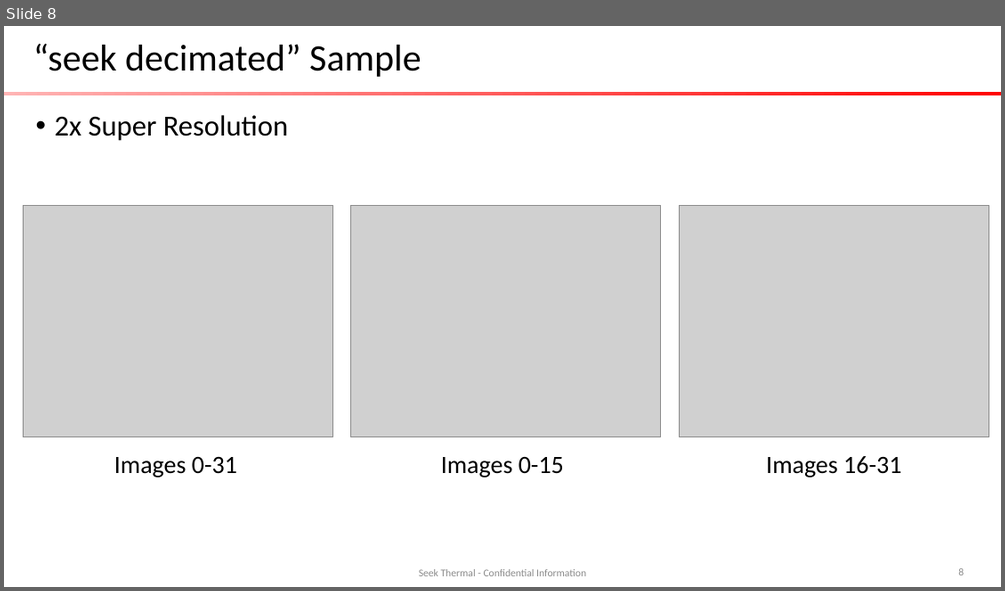
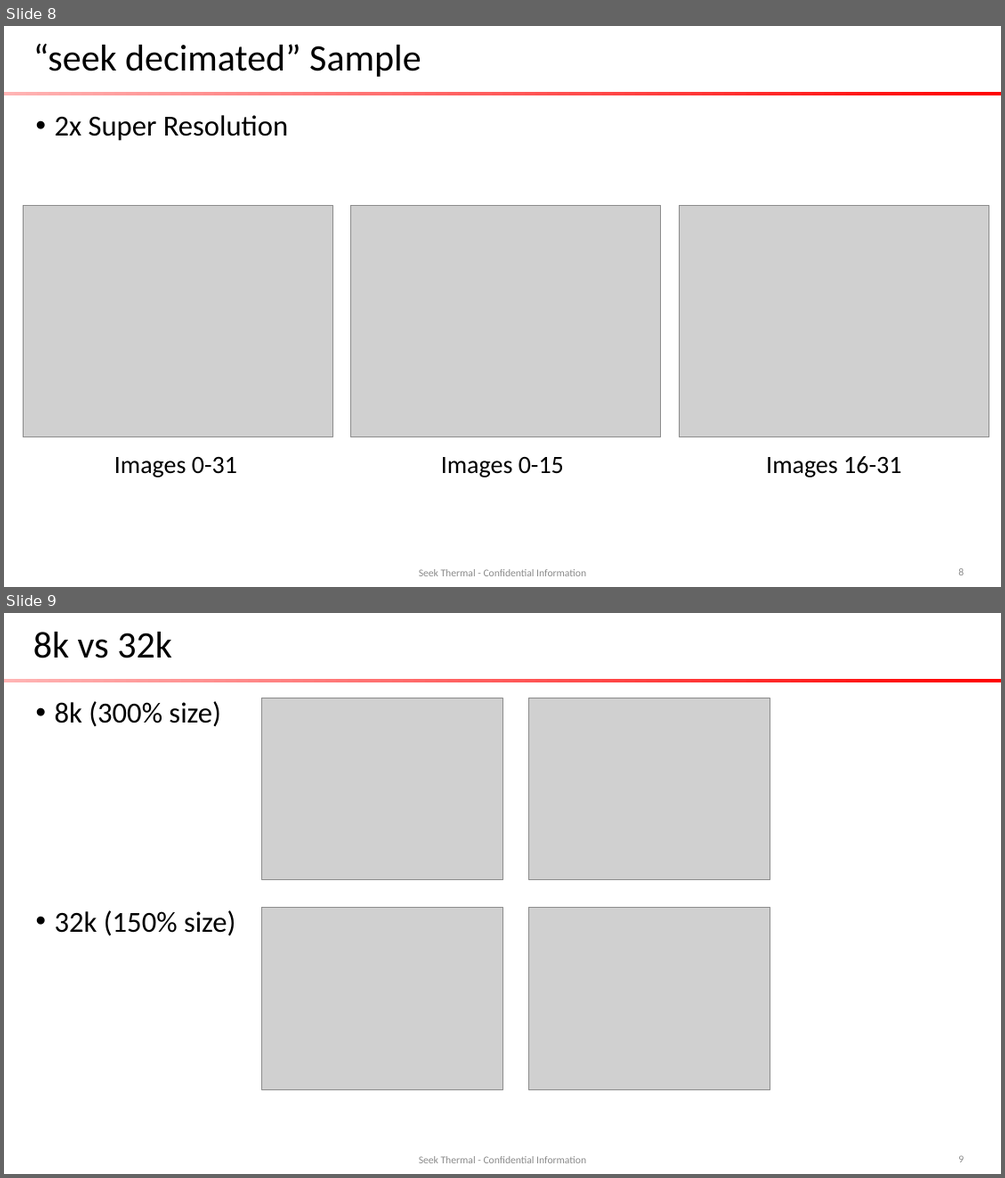
Before and after one commit to lenniea/FB, a slide deck: doc/SuperRes.pptx. Shown one above the other, each under a label of ours: slide 8 before the commit, slides 8 and 9 after it. The pictures are 1005x591 and 1005x1178 pixels, drawn with LibreOffice and Linux fonts; fonts in the diff are those of the drawing; grey boxes stand for pictures; background and template pictures are left out. Boxes give left, top, right and bottom in pixels: in the first picture for what was removed or moved away, otherwise in the second. Text is boxed around its words. In the diff, an @@ line names an element or a change of style, - is before the commit and + after.

Commit message:
Update SuperRes.pptx Update run-seek-2x.bat

```diff
--- a/doc/SuperRes.pptx
+++ b/doc/SuperRes.pptx
@@ slide 9 added at [4,613,1001,1174], background #FFFFFF; not listed: 1 template element that a slide beside it also shows @@
@@ title added at [33,632,172,658], 36 pt, text #000000 @@
+8k vs 32k
@@ text added at [55,701,236,936], 28 pt, text #000000 @@
+• 8k (300% size)
+• 32k (150% size)
@@ picture added at [262,698,502,880] @@
@@ picture added at [529,698,769,880] @@
@@ picture added at [262,908,502,1090] @@
@@ picture added at [529,908,769,1090] @@
@@ text added at [419,1156,586,1163], 10 pt, text #8C8C8C @@
+Seek Thermal - Confidential Information
@@ page number added at [958,1155,963,1162], 10 pt, text #8C8C8C @@
+9
```
Also in this commit, not shown: 1 other file.
